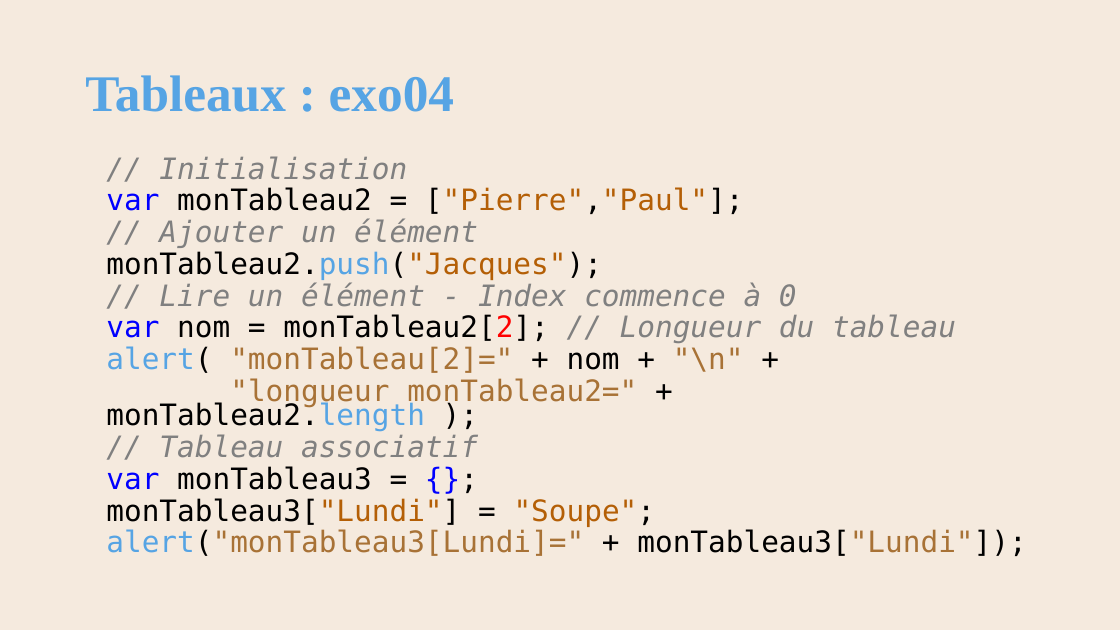
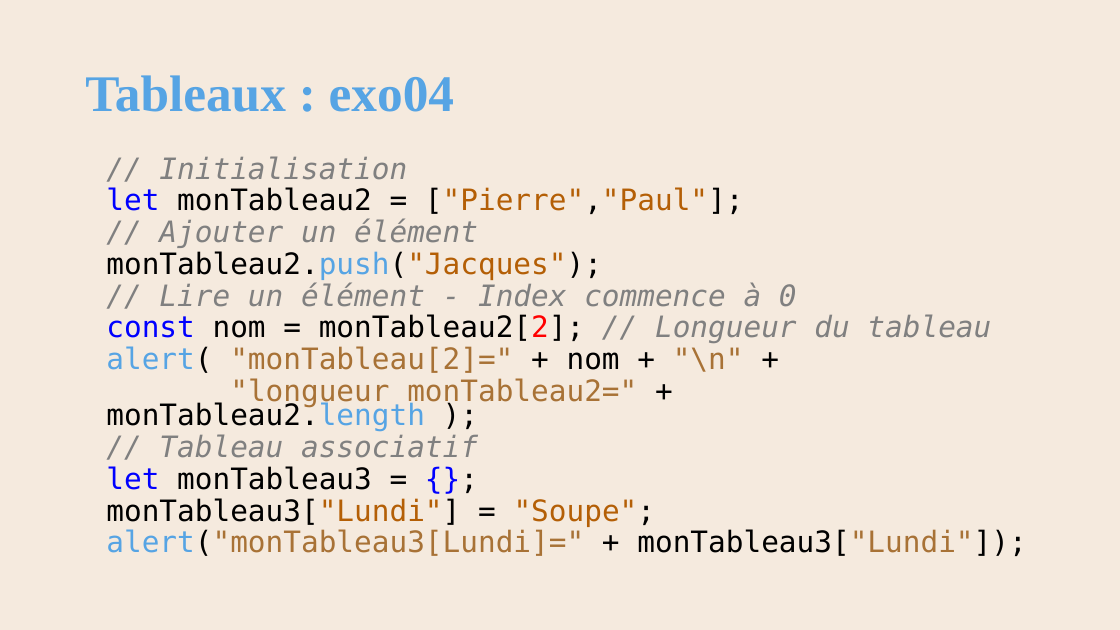
Before and after one commit to AlainWafflard/4IPW3, a slide deck: slide 17 of syllabus/17_javascript/syllabus_17_js.pptx. Drawn at 1120x630 pixels with LibreOffice and Linux fonts; fonts in the diff are those of the drawing; background and template pictures are left out. Boxes give left, top, right and bottom in pixels: in the first picture for what was removed or moved away, otherwise in the second. Text is boxed around its words. In the diff, an @@ line names an element or a change of style, - is before the commit and + after.

```diff
--- a/syllabus/17_javascript/syllabus_17_js.pptx
+++ b/syllabus/17_javascript/syllabus_17_js.pptx
@@ text at [106, 187, 744, 214]: text changed @@
-var monTableau2 = ["Pierre","Paul"];
+let monTableau2 = ["Pierre","Paul"];
@@ text at [106, 314, 991, 343]: text changed @@
-var nom = monTableau2[2]; // Longueur du tableau
+const nom = monTableau2[2]; // Longueur du tableau
@@ text at [106, 466, 372, 490]: text changed @@
-var monTableau3 = {};
+let monTableau3 = {};
```
Also in this commit, not shown: 30 other slides changed, 6 slides added, 14 other files.
